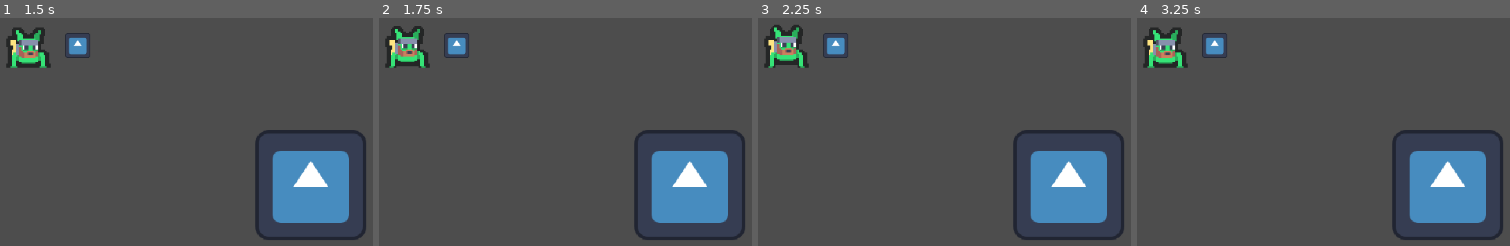
Above: before the commit, frames 1-4 (left to right).
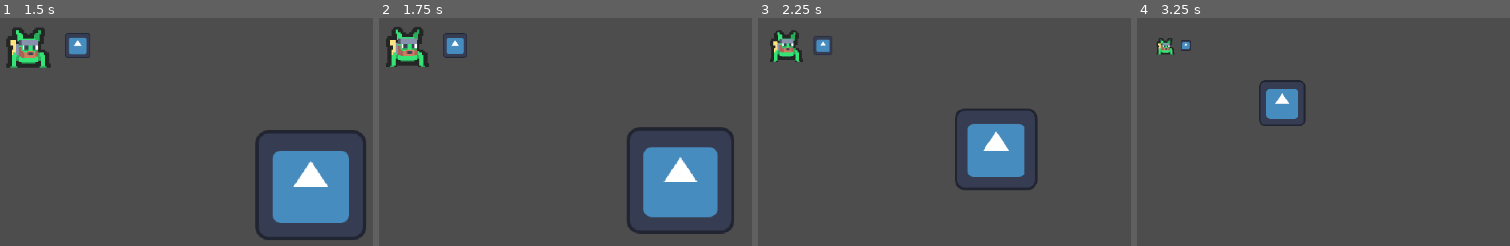
Above: after the commit, the same moments.

Repository: naixsu/CROCPNG
Game: Godot game, scene res://Scenes/Testing/TestBulletHell.tscn
Same seed, same stepped clock (60 frames per second), same inputs: the game is played once before the commit and once after it. This scene is started directly instead of the project's main scene. The engine's default icon, where the game draws it, is replaced by a stand-in: a white triangle on a blue panel in a dark square.
Inputs (mouse positions are in pixels of both pictures, inside the frame that each line leads up to):
- Up to frame 1 (1.5 s): tap Enter (ui_accept) at 0.5, 0.77 s; move the mouse to (205, 22) at 0.52 s; hold Right mouse button (Spawn) 0.53-1.28 s; hold D (Right) from 0.53 s (still down); tap = (ZoomIn, bound only after the commit) at 0.8, 1.35 s; move the mouse to (outside the picture) at 1.27 s
- Up to frame 2 (1.75 s): keep holding D (Right); tap Enter (ui_accept) at 1.52 s; tap - (ZoomOut, bound only after the commit) at 1.55 s
- Up to frame 3 (2.25 s): move the mouse to (outside the picture) at 2.02 s; release D (Right) at 2.03 s; hold A (Left) from 2.03 s (still down); hold - (ZoomOut, bound only after the commit) from 2.03 s (still down)
- Up to frame 4 (3.25 s): right-click (outside the picture) at 2.3 s; move the mouse to (outside the picture) at 2.77 s; release A (Left) at 2.78 s; release - (ZoomOut, bound only after the commit) at 2.78 s; hold D (Right) from 2.78 s (still down); click (outside the picture) at 2.85 s; tap Enter (ui_accept) at 3.02 s; tap = (ZoomIn, bound only after the commit) at 3.05 s

Frame 1 is identical in both runs. In frame 2, 6.5% of the frame differs, in the area x 1-99%, y 3-98%; in frame 3, 15%; in frame 4, 12%.
Error in both runs: Invalid access to property or key 'health' on a base object of type 'Nil'. (res://Scripts/Enemies/EnemyA/AI.gd:96)

Commit message:
Added camera zoom

Diff:
--- a/Scenes/Player/Player.tscn
+++ b/Scenes/Player/Player.tscn
@@ -8,6 +8,7 @@
 [ext_resource type="Texture2D" uid="uid://dxjulnx8uck65" path="res://Assets/Sprites/Player/PlayerIdle.png" id="3_qjmfi"]
 [ext_resource type="PackedScene" uid="uid://c5hp4o5b5b853" path="res://Scenes/Bullet/BulletCB.tscn" id="4_52lxj"]
 [ext_resource type="Texture2D" uid="uid://clug3m78gurbu" path="res://Assets/Sprites/Player/PlayerRun.png" id="4_xxbxq"]
+[ext_resource type="Script" path="res://Scripts/Testing/NaixTestScripts/CameraZoom.gd" id="9_vptfm"]
 
 [sub_resource type="AtlasTexture" id="AtlasTexture_ma3u8"]
 atlas = ExtResource("2_wignm")
@@ -193,3 +194,4 @@
 replication_config = SubResource("SceneReplicationConfig_ffpdr")
 
 [node name="Camera2D" type="Camera2D" parent="."]
+script = ExtResource("9_vptfm")
--- a/Scripts/Player/Player.gd
+++ b/Scripts/Player/Player.gd
@@ -47,6 +47,7 @@
 	if multiplayerSynchronizer.get_multiplayer_authority() == multiplayer.get_unique_id():
 		playerCamera.make_current()
 
+
 func _physics_process(delta):
 	if multiplayerSynchronizer.get_multiplayer_authority() == multiplayer.get_unique_id():
 		var direction = Input.get_vector("Left", "Right", "Up", "Down")
@@ -80,6 +81,11 @@
 #			move_and_slide()
 			move_and_collide(velocity * delta)
 			update_animation()
+
+
+	update_camera(delta)
+
+
 #	else: # TODO: Maybe add this in the future
 #		global_position = global_position.lerp(syncPos, .5)
 #		rotation_degrees = lerpf(rotation_degrees, syncRot, .5)
@@ -92,20 +98,6 @@
 	if multiplayerSynchronizer.get_multiplayer_authority() == multiplayer.get_unique_id():
 		if event.is_action_pressed("Fire"):
 			fire.rpc()
-
-		if event.is_action_pressed("Spawn"):
-#			var random_index = randi_range(0, spawn_points.size() - 1)
-#			var random_spawn_point = spawn_points[random_index]
-#			var enemy_types = ["A", "B", "C"]
-#			var random_enemy_type = enemy_types[randi_range(0, enemy_types.size() - 1)]
-#			root.get_node("EnemySpawner").spawn([random_spawn_point, random_enemy_type])
-			pass
-	#		spawn_enemy.rpc()
-#			var random_index = randi_range(0, spawn_points.size() - 1)
-#			var random_spawn_point = spawn_points[random_index]
-#			var enemy_types = ["A", "B", "C"]
-#			var random_enemy_type = enemy_types[randi_range(0, enemy_types.size() - 1)]
-#			get_node("EnemySpawner").spawn([random_spawn_point, random_enemy_type])
 
 #	if event.is_action_pressed("Spawn"):
 #		spawn.rpc()
@@ -127,6 +119,15 @@
 		anim.play("run")
 	else:
 		anim.play("idle")
+
+func update_camera(delta):
+	if Input.is_action_pressed("ZoomIn"):
+		playerCamera.zoomFactor += 0.01
+	elif Input.is_action_pressed("ZoomOut"):
+		playerCamera.zoomFactor -= 0.01
+	else:
+		playerCamera.zoomFactor = 1.0
+
 
 func flip_sprite():
 	# Flipts the sprite depending on the mouse position
--- /dev/null
+++ b/Scripts/Testing/NaixTestScripts/CameraZoom.gd
@@ -0,0 +1,13 @@
+extends Camera2D
+
+@export var zoomMin = 0.4
+@export var zoomMax = 1
+@export var zoomFactor = 1.0
+@export var zoomSpeed = 20
+
+func _process(delta):
+	zoom.x = lerp(zoom.x, zoom.x * zoomFactor, zoomSpeed * delta)
+	zoom.y = lerp(zoom.y, zoom.y * zoomFactor, zoomSpeed * delta)
+
+	zoom.x = clamp(zoom.x, zoomMin, zoomMax)
+	zoom.y = clamp(zoom.y, zoomMin, zoomMax)
--- a/project.godot
+++ b/project.godot
@@ -51,6 +51,16 @@
 "events": [Object(InputEventMouseButton,"resource_local_to_scene":false,"resource_name":"","device":-1,"window_id":0,"a …(258 unchanged characters)…
 ]
 }
+ZoomIn={
+"deadzone": 0.5,
+"events": [Object(InputEventKey,"resource_local_to_scene":false,"resource_name":"","device":-1,"window_id":0,"alt_pressed":false,"shift_pressed":false,"ctrl_pressed":false,"meta_pressed":false,"pressed":false,"keycode":0,"physical_keycode":61,"key_label":0,"unicode":61,"echo":false,"script":null)
+]
+}
+ZoomOut={
+"deadzone": 0.5,
+"events": [Object(InputEventKey,"resource_local_to_scene":false,"resource_name":"","device":-1,"window_id":0,"alt_pressed":false,"shift_pressed":false,"ctrl_pressed":false,"meta_pressed":false,"pressed":false,"keycode":0,"physical_keycode":45,"key_label":0,"unicode":45,"echo":false,"script":null)
+]
+}
 
 [rendering]
 
Not shown: 1 places in Scenes/Player/Player.tscn that only renumber resources
